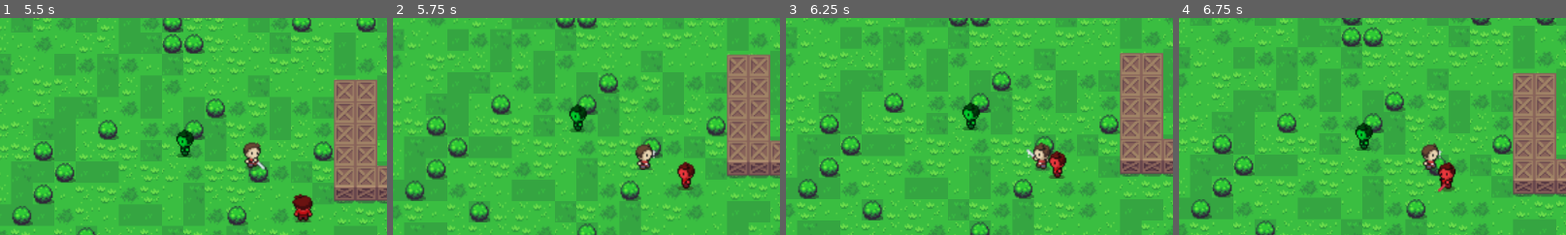
Above: before the commit, frames 1-4 (left to right).
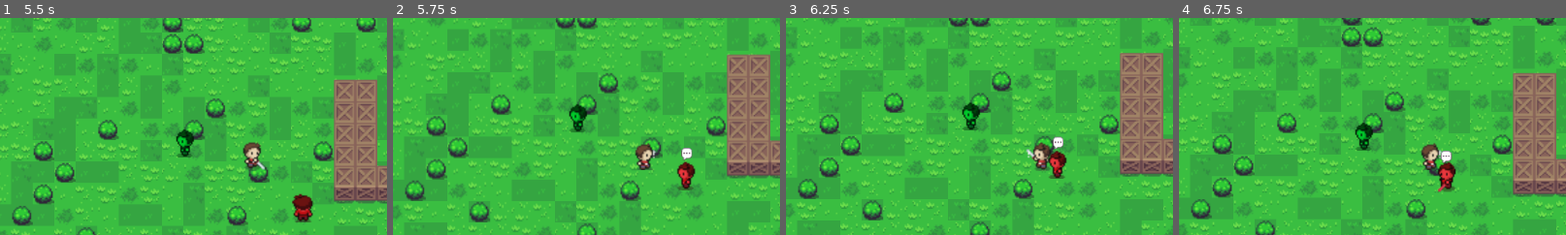
Above: after the commit, the same moments.

Repository: moonvent/alchemist_game
Game: Godot game, scene res://map/main_map.tscn
Same seed, same stepped clock (60 frames per second), same inputs: the game is played once before the commit and once after it.
Inputs (mouse positions are % of the whole screen's width and height, from its top left):
- Up to frame 1 (5.5 s): tap Enter at 0.5 s; move the mouse to (72, 45) at 0.52 s; press the mouse at (72, 45) at 0.53 s; hold D (move_right) 0.53-1.25 s; release the mouse at (72, 45) at 1.25 s; drag from (30, 55) to (50, 50) at 1.27 s; move the mouse to (60, 28) at 2.02 s; press the mouse at (60, 28) at 2.03 s; hold D (move_right) 2.03-2.75 s; release the mouse at (60, 28) at 2.75 s; drag from (45, 70) to (32, 57) at 2.77 s; move the mouse to (80, 65) at 3.52 s; press the mouse at (80, 65) at 3.53 s; hold A (move_left) 3.53-4.25 s; release the mouse at (80, 65) at 4.25 s; drag from (20, 35) to (41, 57) at 4.27 s; move the mouse to (55, 50) at 5.02 s; press the mouse at (55, 50) at 5.03 s; hold S (move_down) from 5.03 s (still down)
- Up to frame 2 (5.75 s): keep holding S (move_down)
- Up to frame 3 (6.25 s): release S (move_down) at 5.75 s; release the mouse at (55, 50) at 5.75 s; drag from (35, 25) to (30, 55) at 5.77 s
- Up to frame 4 (6.75 s): move the mouse to (72, 45) at 6.52 s; press the mouse at (72, 45) at 6.53 s; hold W (move_up) from 6.53 s (still down)
The pictures show only the part of the screen within x 17-67%, y 18-68%; the shares and areas given below are measured in that part.

Frame 1 is identical in both runs. In frame 2, 0.1% of the frame differs, in the area x 74-78%, y 59-66%; in frame 3, 0.1%; in frame 4, 0.1%, in the area x 67-71%, y 61-67%.

Commit message:
master
1) Load new icons for gui;
2) Add appearing of dialog for dialog system;
3) Test translations;

Diff:
--- a/character/npc.gd
+++ b/character/npc.gd
@@ -3,6 +3,8 @@
 var vision_range: int = 100
 var vision_angle: float = 60
 var attack_range: int = 15
+
+var player: CharacterBody2D
 
 var _target: CharacterBody2D
 
@@ -15,9 +17,22 @@
 
 
 func _ready():
+	player = get_node("../MainCharacter")
 	SPEED = 35  # only for test
 	super._ready()
+	$DialogAreaTrigger.connect("body_entered", activate_dialog_hover)
+	$DialogAreaTrigger.connect("body_exited", deactivate_dialog_hover)
 
 
 func _physics_process(delta):
 	pass
+
+
+func activate_dialog_hover(body):
+	if body == player:
+		$DialogAvailable.visible = true
+
+
+func deactivate_dialog_hover(body):
+	if body == player:
+		$DialogAvailable.visible = false
--- a/character/npc.tscn
+++ b/character/npc.tscn
@@ -1,7 +1,15 @@
-[gd_scene load_steps=3 format=3 uid="uid://conyxj0l1d2aw"]
+[gd_scene load_steps=6 format=3 uid="uid://conyxj0l1d2aw"]
 
 [ext_resource type="PackedScene" uid="uid://dq83nruv4u00g" path="res://character/base_character.tscn" id="1_g1lmp"]
 [ext_resource type="Script" path="res://interfaces/vision_rays.gd" id="2_dwv08"]
+[ext_resource type="Texture2D" uid="uid://u5kmjl34s645" path="res://assets/ui/Emoji.png" id="3_n52jw"]
+
+[sub_resource type="CircleShape2D" id="CircleShape2D_2lwxb"]
+radius = 28.0
+
+[sub_resource type="AtlasTexture" id="AtlasTexture_vbh64"]
+atlas = ExtResource("3_n52jw")
+region = Rect2(80, 384, 16, 18)
 
 [node name="NPC" instance=ExtResource("1_g1lmp")]
 collision_mask = 3
@@ -71,3 +79,14 @@
 scale = Vector2(1, -1)
 target_position = Vector2(-8, -51)
 collision_mask = 3
+
+[node name="DialogAreaTrigger" type="Area2D" parent="." index="5"]
+
+[node name="CollisionShape2D" type="CollisionShape2D" parent="DialogAreaTrigger" index="0"]
+shape = SubResource("CircleShape2D_2lwxb")
+
+[node name="DialogAvailable" type="Sprite2D" parent="." index="6"]
+visible = false
+position = Vector2(0, -16)
+scale = Vector2(0.5, 0.5)
+texture = SubResource("AtlasTexture_vbh64")
--- /dev/null
+++ b/dialogs/dialog_window.gd
@@ -0,0 +1,12 @@
+extends VBoxContainer
+
+
+# Called when the node enters the scene tree for the first time.
+func _ready() -> void:
+	TranslationServer.set_locale("ru")
+	pass # Replace with function body.
+
+
+# Called every frame. 'delta' is the elapsed time since the previous frame.
+func _process(delta: float) -> void:
+	$GridContainer/Button.set_text(tr("test1"))
--- /dev/null
+++ b/dialogs/dialog_window.tscn
@@ -0,0 +1,44 @@
+[gd_scene load_steps=2 format=3 uid="uid://dqoh6ryruh0e3"]
+
+[ext_resource type="Script" path="res://dialogs/dialog_window.gd" id="1_qlvcw"]
+
+[node name="DialogWindow" type="VBoxContainer"]
+anchors_preset = 15
+anchor_right = 1.0
+anchor_bottom = 1.0
+grow_horizontal = 2
+grow_vertical = 2
+script = ExtResource("1_qlvcw")
+
+[node name="ReplicaOwnerName" type="Label" parent="."]
+layout_mode = 2
+text = "ReplicaOwnerName
+"
+
+[node name="ReplicaText" type="Label" parent="."]
+layout_mode = 2
+text = "ReplicaText
+"
+
+[node name="ReplicaOptions" type="GridContainer" parent="."]
+layout_mode = 2
+columns = 2
+
+[node name="ReplicaOption1" type="Button" parent="ReplicaOptions"]
+layout_mode = 2
+text = "Replica option 1"
+
+[node name="Button2" type="Button" parent="ReplicaOptions"]
+visible = false
+layout_mode = 2
+text = "2b"
+
+[node name="Button3" type="Button" parent="ReplicaOptions"]
+visible = false
+layout_mode = 2
+text = "3b"
+
+[node name="Button4" type="Button" parent="ReplicaOptions"]
+visible = false
+layout_mode = 2
+text = "4b"
--- /dev/null
+++ b/dialogs/first_npc.gd
@@ -0,0 +1,18 @@
+var dialogues = {
+	"npc_greeting":
+	{
+		"text": "npc_greeting",
+		"options":
+		[
+			{"text": "option_who_are_you", "next": "npc_identity"},
+			{"text": "option_goodbye", "next": "end"}
+		]
+	},
+	"npc_identity":
+	{"text": "npc_identity", "options": [{"text": "option_thank_you", "next": "end"}]},
+	"test":
+	{
+		"text": "test",
+		"options": [{"text": "test1", "next": "end"}, {"text": "test2", "next": "end"}]
+	}
+}
--- /dev/null
+++ b/locale.csv
@@ -0,0 +1,4 @@
+key,en,ru
+test,Test -- text,Тест – текст
+test1,Test1 -- text,Тест1 – текст
+test2,Test2 -- text,Тест2 – текст
--- a/project.godot
+++ b/project.godot
@@ -17,8 +17,9 @@
 
 [autoload]
 
-Contant="*res://utils/contants.gd"
 AlchemyElements="*res://alchemy/aspects/elements.gd"
+Contant="*res://utils/autoload/contants.gd"
+TextTranslation="*res://utils/autoload/translation.gd"
 
 [display]
 
--- /dev/null
+++ b/utils/autoload/translation.gd
@@ -0,0 +1,11 @@
+extends Node
+
+var current_language = "en"
+
+
+func _ready():
+	set_new_locale(current_language)
+
+
+func set_new_locale(locale: String):
+	TranslationServer.set_locale(locale)
--- a/utils/vision_zone.gd
+++ /dev/null
@@ -1,34 +0,0 @@
-extends Node2D
-
-class_name VisionZone
-
-var forward_vector: Vector2
-var vision_angle: int
-var vision_range: int
-
-
-func _ready():
-	var parent = get_parent()
-	vision_angle = parent.vision_angle
-	vision_range = parent.vision_range
-	forward_vector = parent.forward_vector
-
-
-func redraw(new_forward_vector: Vector2):
-	forward_vector = new_forward_vector
-	queue_redraw()
-
-
-func _draw():
-	var angle_start = forward_vector.angle() - deg_to_rad(vision_angle)
-	var angle_end = forward_vector.angle() + deg_to_rad(vision_angle)
-	var step = (angle_end - angle_start) / 50
-
-	var points = [Vector2.ZERO]
-	var angle = 0
-
-	for i in range(51):
-		angle = angle_start + step * i
-		points.append(Vector2(cos(angle), sin(angle)) * vision_range)
-
-	draw_polygon(points, [Color(1, 0, 0, 0.5)])
Binary file added: assets/ui/Bars & Meters.png
Not shown, added: assets/ui/Bars & Meters.png.import
Binary file added: assets/ui/Buttons & Icons.png
Not shown, added: assets/ui/Buttons & Icons.png.import
Binary file added: assets/ui/Calendar & Clock.png
Not shown, added: assets/ui/Calendar & Clock.png.import
Binary file added: assets/ui/Calendar and Clock.png
Not shown, added: assets/ui/Calendar and Clock.png.import
Binary file added: assets/ui/Classic Controller Icons.png
Not shown, added: assets/ui/Classic Controller Icons.png.import
Binary file added: assets/ui/Controller Icons.png
Not shown, added: assets/ui/Controller Icons.png.import
(and 24 more such lines)
